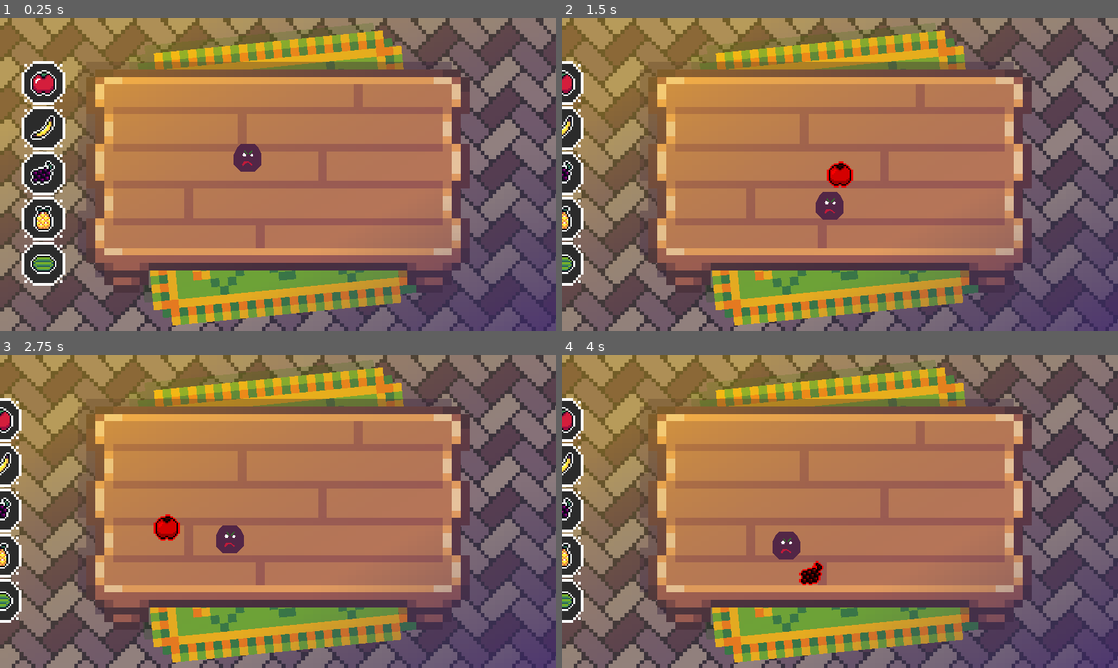
Above: before the commit, frames 1-4 (two rows, left to right).
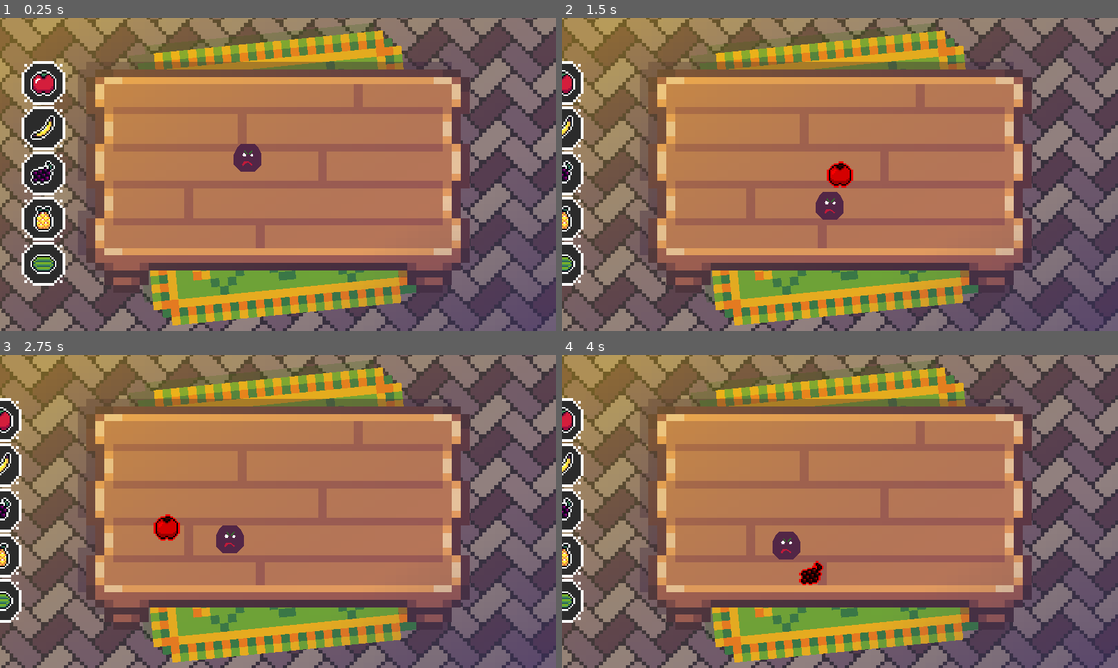
Above: after the commit, the same moments.

Repository: alexg-lviv/FruitTheNinja
Game: Godot game, scene res://src/GameField/MainScene.tscn
Same seed, same stepped clock (60 frames per second), same inputs: the game is played once before the commit and once after it.
Inputs (mouse positions are in pixels of both pictures, inside the frame that each line leads up to):
- Up to frame 1 (0.25 s): no input
- Up to frame 2 (1.5 s): click (606, 83) at 0.5 s; move the mouse to (840, 174) at 1.27 s; press the mouse at (840, 174) at 1.28 s
- Up to frame 3 (2.75 s): move the mouse to (166, 527) at 2.02 s; release the mouse at (166, 527) at 2.03 s; tap 1 (launch_apple) at 2.1 s; click (166, 527) at 2.17 s
- Up to frame 4 (4 s): move the mouse to (895, 442) at 2.77 s; tap 2 (launch_banana) at 2.85 s; click (895, 442) at 2.92 s; move the mouse to (812, 574) at 3.52 s; tap 3 (launch_grape) at 3.6 s; click (812, 574) at 3.67 s

The runs differ from the first frame. In frame 1, 18% of the frame differs, in the area x 0-100%, y 0-100%; in frame 2, 19%; in frame 3, 19%; in frame 4, 19%.

Commit message:
Extend rects

Diff:
--- a/src/GameField/MainScene.tscn
+++ b/src/GameField/MainScene.tscn
@@ -63,6 +63,10 @@
 anchors_preset = 15
 anchor_right = 1.0
 anchor_bottom = 1.0
+offset_left = -167.0
+offset_top = -141.0
+offset_right = 156.0
+offset_bottom = 132.0
 grow_horizontal = 2
 grow_vertical = 2
 texture = ExtResource("2_vflbv")
@@ -131,6 +135,10 @@
 anchors_preset = 15
 anchor_right = 1.0
 anchor_bottom = 1.0
+offset_left = -172.0
+offset_top = -145.0
+offset_right = 162.0
+offset_bottom = 126.0
 grow_horizontal = 2
 grow_vertical = 2
 texture = SubResource("GradientTexture2D_rxtjk")
